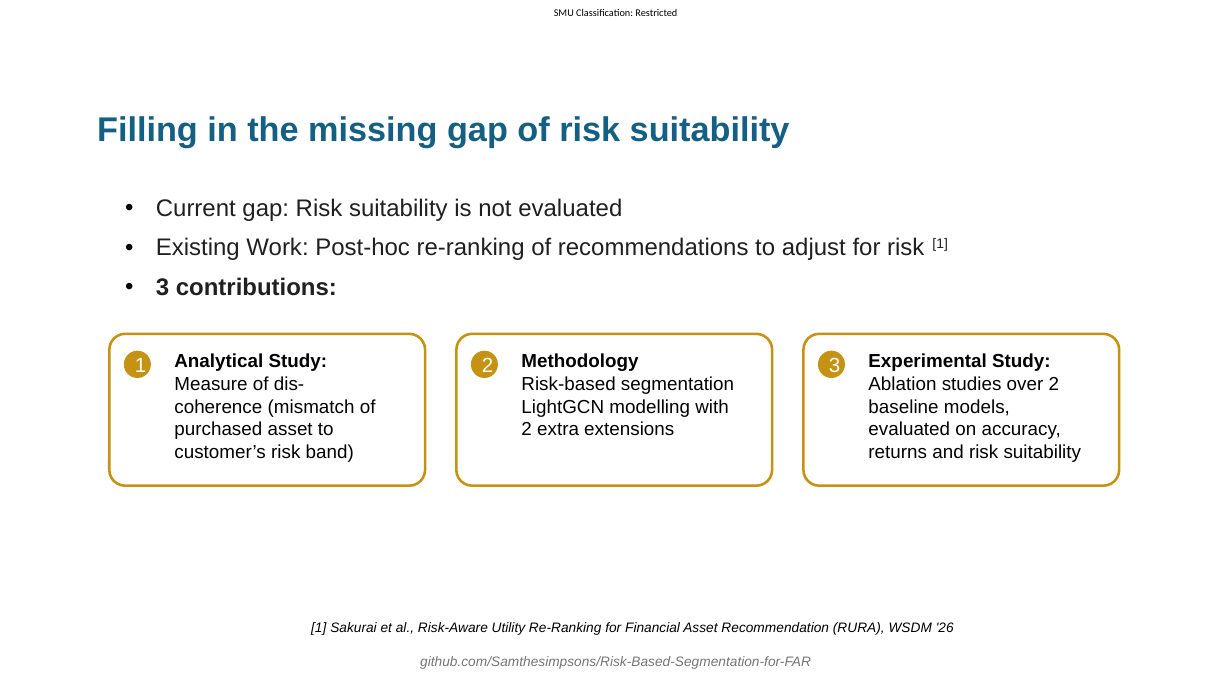
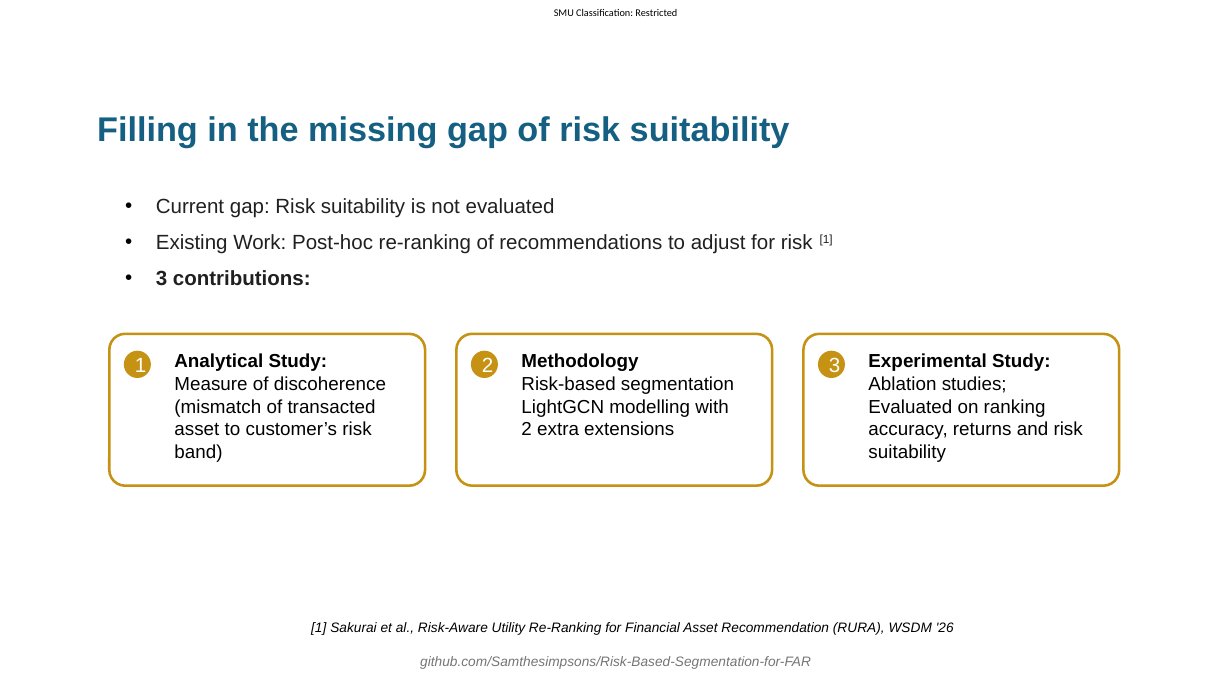
Before and after one commit to Samthesimpsons/Risk-Based-Segmentation-for-FAR, a slide deck: slide 7 of thesis/slides_draft_2/slides.pptx. Drawn at 1232x693 pixels with LibreOffice and Linux fonts; fonts in the diff are those of the drawing; background and template pictures are left out. Boxes give left, top, right and bottom in pixels: in the first picture for what was removed or moved away, otherwise in the second. Text is boxed around its words. In the diff, an @@ line names an element or a change of style, - is before the commit and + after.

```diff
--- a/thesis/slides_draft_2/slides.pptx
+++ b/thesis/slides_draft_2/slides.pptx
@@ text "Current gap: Risk suitability is ..." at bbox=[156, 198, 833, 286]: size 14 to 12 pt @@
@@ text at bbox=[174, 376, 386, 462]: text changed @@
-Measure of dis-coherence (mismatch of purchased asset to customer’s risk band)
+Measure of discoherence (mismatch of transacted asset to customer’s risk band)
@@ text at bbox=[868, 376, 1083, 462]: text changed @@
-Ablation studies over 2 baseline models, evaluated on accuracy, returns and risk suitability
+Ablation studies; Evaluated on ranking accuracy, returns and risk suitability
```
Also in this commit, not shown: 23 other slides changed.
